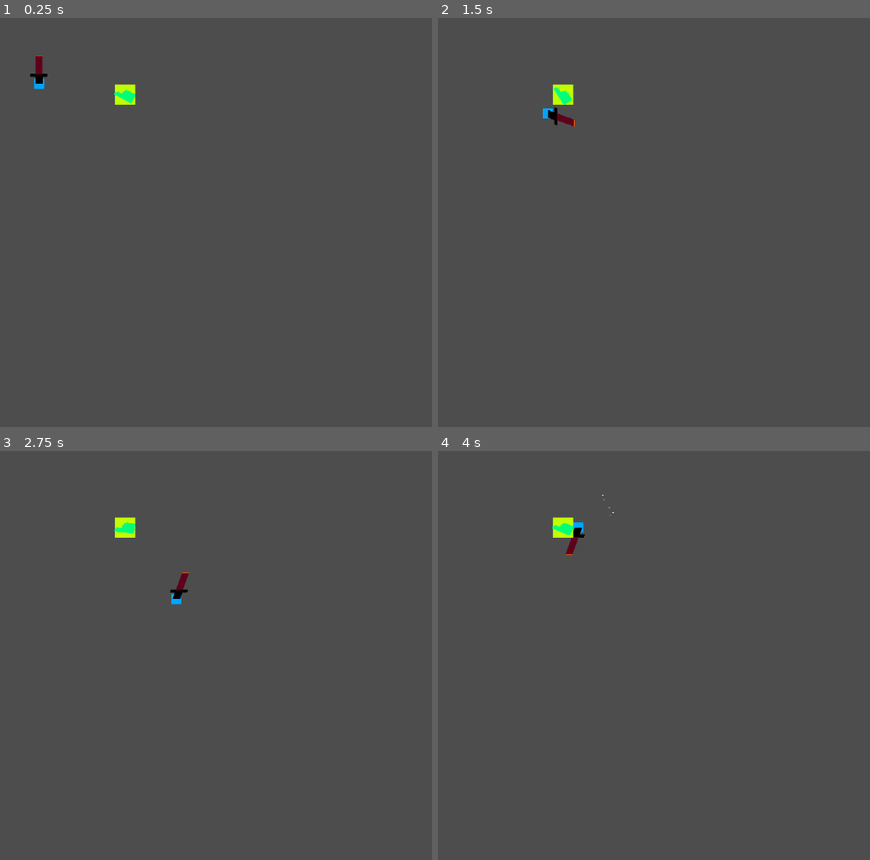
Above: before the commit, frames 1-4 (two rows, left to right).
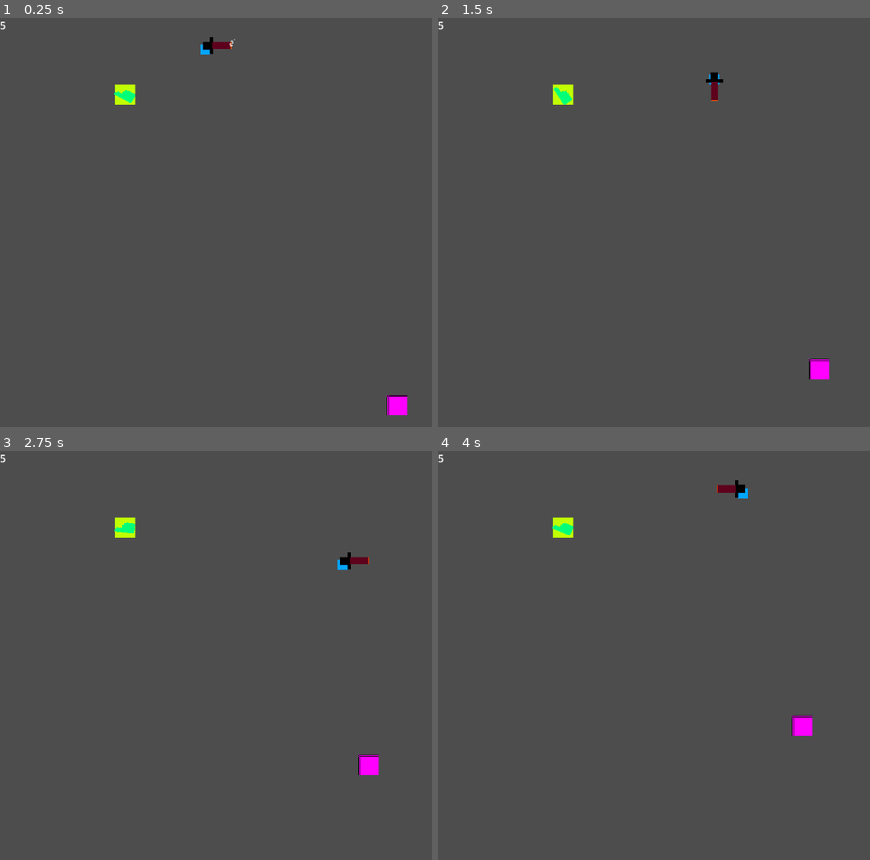
Above: after the commit, the same moments.

Repository: Mashedpotato98/secret-santa-2025
Game: Godot game, scene res://world/main.tscn
Same seed, same stepped clock (60 frames per second), same inputs: the game is played once before the commit and once after it. The engine's default icon, where the game draws it, is replaced by a stand-in: a white triangle on a blue panel in a dark square.
Inputs (mouse positions are in pixels of both pictures, inside the frame that each line leads up to):
- Up to frame 1 (0.25 s): no input
- Up to frame 2 (1.5 s): tap Enter at 0.5 s; move the mouse to (outside the picture) at 0.52 s; press the mouse at (outside the picture) at 0.53 s; hold D (alt_right) 0.53-1.28 s; move the mouse to (658, 242) at 1.27 s; release the mouse at (658, 242) at 1.28 s; hold S (alt_down) from 1.28 s (still down); tap Shift (dash) at 1.35 s
- Up to frame 3 (2.75 s): click (220, 675) at 1.55 s; move the mouse to (outside the picture) at 2.02 s; release S (alt_down) at 2.03 s; press the mouse at (outside the picture) at 2.03 s; hold D (alt_right) from 2.03 s (still down)
- Up to frame 4 (4 s): move the mouse to (766, 737) at 2.77 s; release D (alt_right) at 2.78 s; release the mouse at (766, 737) at 2.78 s; hold W (alt_up) 2.78-3.53 s; tap E (shoot) at 2.85 s; click (766, 737) at 3.05 s; move the mouse to (outside the picture) at 3.52 s; press the mouse at (outside the picture) at 3.53 s; hold A (alt_left) from 3.53 s (still down); tap Enter at 3.6 s

The runs differ from the first frame. In frame 1, 0.6% of the frame differs, in the area x 0-95%, y 0-98%; in frame 2, 0.6%; in frame 3, 0.6%; in frame 4, 0.6%.

Commit message:
sword,enemy,spawn

Diff:
--- /dev/null
+++ b/santa-2025/enemies/tank_melee/tank_melee.gd
@@ -0,0 +1,38 @@
+extends CharacterBody2D
+
+@onready var big_guy:CharacterBody2D = get_tree().get_first_node_in_group("big_guy")
+@onready var small_guy:CharacterBody2D = get_tree().get_first_node_in_group("small_guy")
+@onready var hitbox:hitBox = $hitbox
+@onready var players:Array[CharacterBody2D] = [big_guy, small_guy]
+
+@export var speed:int = 70
+
+
+
+func _physics_process(delta: float) -> void:
+	move_to_player()
+
+	move_and_slide()
+
+
+func _closer_player() -> CharacterBody2D:
+	var smallest_distance = global_position.distance_to(players[0].global_position)
+	var closest_player:CharacterBody2D = players[0]
+
+	for player:CharacterBody2D in players:
+		var current_distance = global_position.distance_to(player.global_position)
+		if  current_distance <= smallest_distance:
+			smallest_distance = global_position.distance_to(player.global_position)
+			closest_player = player
+
+	return closest_player
+
+func move_to_player():
+	var direction:Vector2 = global_position.direction_to(_closer_player().global_position)
+
+	velocity = direction * speed
+
+func _on_hitbox_area_entered(area: Area2D) -> void:
+	if area is hurtBox:
+		print(area)
+		area.damage(hitbox)
--- /dev/null
+++ b/santa-2025/enemies/tank_melee/tank_melee.tscn
@@ -0,0 +1,50 @@
+[gd_scene load_steps=8 format=3 uid="uid://7apob1ku4abi"]
+
+[ext_resource type="Script" uid="uid://ct3ddqmajxc4a" path="res://enemies/tank_melee/tank_melee.gd" id="1_2el2d"]
+[ext_resource type="PackedScene" uid="uid://vfox1tr302a" path="res://components/hitbox.tscn" id="2_sd0kh"]
+[ext_resource type="PackedScene" uid="uid://cw6vrpa8b0u16" path="res://components/hurtbox.tscn" id="3_te1yc"]
+
+[sub_resource type="PlaceholderTexture2D" id="PlaceholderTexture2D_4lvjg"]
+size = Vector2(32, 32)
+
+[sub_resource type="RectangleShape2D" id="RectangleShape2D_te1yc"]
+size = Vector2(32, 32)
+
+[sub_resource type="RectangleShape2D" id="RectangleShape2D_sd0kh"]
+size = Vector2(35, 35)
+
+[sub_resource type="RectangleShape2D" id="RectangleShape2D_ajovx"]
+size = Vector2(32, 32)
+
+[node name="tank_melee" type="CharacterBody2D"]
+position = Vector2(-1, 0)
+collision_layer = 4
+script = ExtResource("1_2el2d")
+speed = 50
+
+[node name="Sprite2D" type="Sprite2D" parent="."]
+texture = SubResource("PlaceholderTexture2D_4lvjg")
+
+[node name="CollisionShape2D" type="CollisionShape2D" parent="."]
+shape = SubResource("RectangleShape2D_te1yc")
+
+[node name="hitbox" parent="." instance=ExtResource("2_sd0kh")]
+collision_layer = 0
+damage = 2
+
+[node name="CollisionShape2D" parent="hitbox" index="0"]
+position = Vector2(-0.5, -0.5)
+shape = SubResource("RectangleShape2D_sd0kh")
+
+[node name="hurtbox" parent="." instance=ExtResource("3_te1yc")]
+collision_layer = 4
+collision_mask = 0
+max_hp = 4
+
+[node name="CollisionShape2D" parent="hurtbox" index="0"]
+shape = SubResource("RectangleShape2D_ajovx")
+
+[connection signal="area_entered" from="hitbox" to="." method="_on_hitbox_area_entered"]
+
+[editable path="hitbox"]
+[editable path="hurtbox"]
--- a/santa-2025/player_type/big_guy/big_guy.gd
+++ b/santa-2025/player_type/big_guy/big_guy.gd
@@ -1,6 +1,12 @@
 extends CharacterBody2D
 
+@onready var health_ui:Label = $CanvasLayer/Label
+@onready var hurtbox:hurtBox = $hurtbox
+
 @export var speed:int = 5
+
+func _ready() -> void:
+	health_ui.text = str(hurtbox.max_hp)
 
 func _physics_process(delta: float) -> void:
 	var direction:Vector2 = Input.get_vector("ui_left", "ui_right", "ui_up", "ui_down")
@@ -10,4 +16,4 @@
 
 
 func _on_hurtbox_got_hit() -> void:
-	print("I got hit" + str(self))
+	health_ui.text = str(hurtbox.hp)
--- a/santa-2025/player_type/big_guy/big_guy.tscn
+++ b/santa-2025/player_type/big_guy/big_guy.tscn
@@ -11,7 +11,7 @@
 [sub_resource type="RectangleShape2D" id="RectangleShape2D_m8ldj"]
 size = Vector2(32, 32)
 
-[node name="Big_guy" type="CharacterBody2D"]
+[node name="Big_guy" type="CharacterBody2D" groups=["big_guy"]]
 collision_mask = 8
 script = ExtResource("1_buqfc")
 speed = 100
@@ -33,6 +33,12 @@
 [node name="CollisionShape2D" parent="hurtbox" index="0"]
 shape = SubResource("RectangleShape2D_m8ldj")
 
+[node name="CanvasLayer" type="CanvasLayer" parent="."]
+
+[node name="Label" type="Label" parent="CanvasLayer"]
+offset_right = 40.0
+offset_bottom = 23.0
+
 [connection signal="got_hit" from="hurtbox" to="." method="_on_hurtbox_got_hit"]
 
 [editable path="hurtbox"]
--- a/santa-2025/player_type/small_guy/small_guy.gd
+++ b/santa-2025/player_type/small_guy/small_guy.gd
@@ -11,14 +11,16 @@
 func _input(event: InputEvent) -> void:
 	if Input.is_action_just_pressed("melee"):
 		sword.sword_attack()
+
 	if Input.is_action_just_pressed("dash"):
 		print("dash")
 		dash()
 
+	sword_direction(event)
+
 
 func _physics_process(delta: float) -> void:
 	var direction:Vector2 = Input.get_vector("alt_left","alt_right","alt_up","alt_down")
-	sword.rotation = direction.angle()
 
 	velocity = direction * speed
 	move_and_slide()
@@ -28,3 +30,14 @@
 	speed = dash_speed
 	await get_tree().create_timer(0.1).timeout
 	speed = regular_speed
+
+func sword_direction(_event:InputEvent):
+	if _event.is_action_pressed("alt_left"):
+		sword.rotation = Vector2.LEFT.angle()
+	if _event.is_action_pressed("alt_right"):
+		sword.rotation = Vector2.RIGHT.angle()
+
+	if _event.is_action_pressed("alt_up"):
+		sword.rotation = Vector2.UP.angle()
+	if _event.is_action_pressed("alt_down"):
+		sword.rotation = Vector2.DOWN.angle()
--- a/santa-2025/player_type/small_guy/small_guy.tscn
+++ b/santa-2025/player_type/small_guy/small_guy.tscn
@@ -11,7 +11,8 @@
 [sub_resource type="RectangleShape2D" id="RectangleShape2D_wr3ml"]
 size = Vector2(14, 14)
 
-[node name="SmallGuy" type="CharacterBody2D"]
+[node name="SmallGuy" type="CharacterBody2D" groups=["small_guy"]]
+collision_mask = 8
 script = ExtResource("1_o2pp6")
 regular_speed = 150
 dash_speed = 300
@@ -29,8 +30,9 @@
 [node name="CollisionShape2D" parent="hurtbox" index="0"]
 shape = SubResource("RectangleShape2D_wr3ml")
 
-[node name="sword" parent="." node_paths=PackedStringArray("manager") instance=ExtResource("4_ikgte")]
+[node name="sword" parent="." instance=ExtResource("4_ikgte")]
 position = Vector2(0, -7)
-manager = NodePath("..")
+
+[node name="CanvasLayer" type="CanvasLayer" parent="."]
 
 [editable path="hurtbox"]
--- a/santa-2025/player_type/small_guy/sword/sword.gd
+++ b/santa-2025/player_type/small_guy/sword/sword.gd
@@ -1,17 +1,18 @@
 extends Node2D
 
-@onready var hitbox:hitBox = $hitbox
+@onready var hitbox:hitBox = $pivot/Sprite2D/hitbox
 @onready var animation_player:AnimationPlayer = $AnimationPlayer
 
-@export var manager:CharacterBody2D
+func _input(event: InputEvent) -> void:
+	if event.is_action_pressed("melee"):
+		sword_attack()
 
 
-func _physics_process(delta: float) -> void:
-	global_position = manager.global_position
+func sword_attack(): animation_player.play("atttack")
 
-func sword_attack():
-	animation_player.play("atttack")
+
 
 func _on_hitbox_area_entered(area: Area2D) -> void:
 	if area is hurtBox:
 		area.damage(hitbox)
+		print(area)
--- a/santa-2025/player_type/small_guy/sword/sword.tscn
+++ b/santa-2025/player_type/small_guy/sword/sword.tscn
@@ -1,8 +1,102 @@
-[gd_scene load_steps=9 format=3 uid="uid://bcwvt7odc8aw7"]
+[gd_scene load_steps=10 format=3 uid="uid://bcwvt7odc8aw7"]
 
 [ext_resource type="Texture2D" uid="uid://b6hqxc6qo78h0" path="res://assets/prototype_assets/sword.png" id="1_tagml"]
 [ext_resource type="Script" uid="uid://csjg3yr3rw3k2" path="res://player_type/small_guy/sword/sword.gd" id="1_uschr"]
 [ext_resource type="PackedScene" uid="uid://vfox1tr302a" path="res://components/hitbox.tscn" id="3_h07ds"]
+
+[sub_resource type="Animation" id="Animation_h07ds"]
+length = 0.001
+tracks/0/type = "value"
+tracks/0/imported = false
+tracks/0/enabled = true
+tracks/0/path = NodePath("pivot/Sprite2D:rotation")
+tracks/0/interp = 1
+tracks/0/loop_wrap = true
+tracks/0/keys = {
+"times": PackedFloat32Array(0),
+"transitions": PackedFloat32Array(1),
+"update": 0,
+"values": [0.0]
+}
+tracks/1/type = "value"
+tracks/1/imported = false
+tracks/1/enabled = true
+tracks/1/path = NodePath("pivot/Sprite2D/hitbox/CollisionShape2D:disabled")
+tracks/1/interp = 1
+tracks/1/loop_wrap = true
+tracks/1/keys = {
+"times": PackedFloat32Array(0),
+"transitions": PackedFloat32Array(1),
+"update": 1,
+"values": [true]
+}
+
+[sub_resource type="Animation" id="Animation_uschr"]
+resource_name = "atttack"
+length = 0.35
+step = 0.05
+tracks/0/type = "value"
+tracks/0/imported = false
+tracks/0/enabled = true
+tracks/0/path = NodePath("pivot/Sprite2D/GPUParticles2D:emitting")
+tracks/0/interp = 1
+tracks/0/loop_wrap = true
+tracks/0/keys = {
+"times": PackedFloat32Array(0, 0.2),
+"transitions": PackedFloat32Array(1, 1),
+"update": 1,
+"values": [true, false]
+}
+tracks/1/type = "method"
+tracks/1/imported = false
+tracks/1/enabled = true
+tracks/1/path = NodePath("AnimationPlayer")
+tracks/1/interp = 1
+tracks/1/loop_wrap = true
+tracks/1/keys = {
+"times": PackedFloat32Array(),
+"transitions": PackedFloat32Array(),
+"values": []
+}
+tracks/2/type = "value"
+tracks/2/imported = false
+tracks/2/enabled = true
+tracks/2/path = NodePath("pivot/Sprite2D/hitbox/CollisionShape2D:disabled")
+tracks/2/interp = 1
+tracks/2/loop_wrap = true
+tracks/2/keys = {
+"times": PackedFloat32Array(0, 0.3),
+"transitions": PackedFloat32Array(1, 1),
+"update": 1,
+"values": [false, true]
+}
+tracks/3/type = "value"
+tracks/3/imported = false
+tracks/3/enabled = true
+tracks/3/path = NodePath("pivot/Sprite2D:rotation")
+tracks/3/interp = 1
+tracks/3/loop_wrap = true
+tracks/3/keys = {
+"times": PackedFloat32Array(0, 0.15, 0.3, 0.35),
+"transitions": PackedFloat32Array(1, 1, 1, 1),
+"update": 0,
+"values": [-1.5707964, 0.0, 1.5707964, 0.0]
+}
+
+[sub_resource type="AnimationLibrary" id="AnimationLibrary_h07ds"]
+_data = {
+&"RESET": SubResource("Animation_h07ds"),
+&"atttack": SubResource("Animation_uschr")
+}
+
+[sub_resource type="RectangleShape2D" id="RectangleShape2D_h07ds"]
+size = Vector2(72, 61)
+
+[sub_resource type="CanvasItemMaterial" id="CanvasItemMaterial_h07ds"]
+particles_animation = true
+particles_anim_h_frames = 1
+particles_anim_v_frames = 1
+particles_anim_loop = false
 
 [sub_resource type="ParticleProcessMaterial" id="ParticleProcessMaterial_uschr"]
 particle_flag_disable_z = true
@@ -24,161 +118,41 @@
 anim_speed_max = 4.52
 anim_offset_max = 0.1471
 
-[sub_resource type="Animation" id="Animation_h07ds"]
-length = 0.001
-tracks/0/type = "value"
-tracks/0/imported = false
-tracks/0/enabled = true
-tracks/0/path = NodePath(".:rotation")
-tracks/0/interp = 1
-tracks/0/loop_wrap = true
-tracks/0/keys = {
-"times": PackedFloat32Array(0),
-"transitions": PackedFloat32Array(1),
-"update": 0,
-"values": [0.0]
-}
-tracks/1/type = "value"
-tracks/1/imported = false
-tracks/1/enabled = true
-tracks/1/path = NodePath(".:skew")
-tracks/1/interp = 1
-tracks/1/loop_wrap = true
-tracks/1/keys = {
-"times": PackedFloat32Array(0),
-"transitions": PackedFloat32Array(1),
-"update": 0,
-"values": [0.0]
-}
-tracks/2/type = "value"
-tracks/2/imported = false
-tracks/2/enabled = true
-tracks/2/path = NodePath("Sprite2D/GPUParticles2D:emitting")
-tracks/2/interp = 1
-tracks/2/loop_wrap = true
-tracks/2/keys = {
-"times": PackedFloat32Array(0),
-"transitions": PackedFloat32Array(1),
-"update": 1,
-"values": [false]
-}
-tracks/3/type = "value"
-tracks/3/imported = false
-tracks/3/enabled = true
-tracks/3/path = NodePath("hitbox/CollisionShape2D:disabled")
-tracks/3/interp = 1
-tracks/3/loop_wrap = true
-tracks/3/keys = {
-"times": PackedFloat32Array(0),
-"transitions": PackedFloat32Array(1),
-"update": 1,
-"values": [true]
-}
-
-[sub_resource type="Animation" id="Animation_uschr"]
-resource_name = "atttack"
-length = 0.3
-step = 0.01
-tracks/0/type = "value"
-tracks/0/imported = false
-tracks/0/enabled = true
-tracks/0/path = NodePath(".:rotation")
-tracks/0/interp = 1
-tracks/0/loop_wrap = true
-tracks/0/keys = {
-"times": PackedFloat32Array(0, 0.2),
-"transitions": PackedFloat32Array(1, 1),
-"update": 0,
-"values": [-1.5707964, 1.5707964]
-}
-tracks/1/type = "value"
-tracks/1/imported = false
-tracks/1/enabled = true
-tracks/1/path = NodePath(".:skew")
-tracks/1/interp = 1
-tracks/1/loop_wrap = true
-tracks/1/keys = {
-"times": PackedFloat32Array(0, 0.19999999),
-"transitions": PackedFloat32Array(1, 1),
-"update": 0,
-"values": [-0.34906584, 0.34906584]
-}
-tracks/2/type = "value"
-tracks/2/imported = false
-tracks/2/enabled = true
-tracks/2/path = NodePath("Sprite2D/GPUParticles2D:emitting")
-tracks/2/interp = 1
-tracks/2/loop_wrap = true
-tracks/2/keys = {
-"times": PackedFloat32Array(0, 0.3),
-"transitions": PackedFloat32Array(1, 1),
-"update": 1,
-"values": [true, false]
-}
-tracks/3/type = "method"
-tracks/3/imported = false
-tracks/3/enabled = true
-tracks/3/path = NodePath("AnimationPlayer")
-tracks/3/interp = 1
-tracks/3/loop_wrap = true
-tracks/3/keys = {
-"times": PackedFloat32Array(),
-"transitions": PackedFloat32Array(),
-"values": []
-}
-tracks/4/type = "value"
-tracks/4/imported = false
-tracks/4/enabled = true
-tracks/4/path = NodePath("hitbox/CollisionShape2D:disabled")
-tracks/4/interp = 1
-tracks/4/loop_wrap = true
-tracks/4/keys = {
-"times": PackedFloat32Array(0, 0.3),
-"transitions": PackedFloat32Array(1, 1),
-"update": 1,
-"values": [false, true]
-}
-
-[sub_resource type="AnimationLibrary" id="AnimationLibrary_h07ds"]
-_data = {
-&"RESET": SubResource("Animation_h07ds"),
-&"atttack": SubResource("Animation_uschr")
-}
-
-[sub_resource type="RectangleShape2D" id="RectangleShape2D_h07ds"]
-size = Vector2(59.183823, 48.952187)
-
 [node name="sword" type="Node2D"]
 script = ExtResource("1_uschr")
 
-[node name="Sprite2D" type="Sprite2D" parent="."]
-position = Vector2(3.8146973e-06, -24)
+[node name="AnimationPlayer" type="AnimationPlayer" parent="."]
+libraries = {
+&"": SubResource("AnimationLibrary_h07ds")
+}
+
+[node name="pivot" type="Marker2D" parent="."]
+
+[node name="Sprite2D" type="Sprite2D" parent="pivot"]
 texture = ExtResource("1_tagml")
+offset = Vector2(20, 0)
 
-[node name="GPUParticles2D" type="GPUParticles2D" parent="Sprite2D"]
-position = Vector2(-1.4669065, -15.374577)
-emitting = false
+[node name="hitbox" parent="pivot/Sprite2D" instance=ExtResource("3_h07ds")]
+position = Vector2(47, 1)
+collision_layer = 0
+collision_mask = 4
+damage = 1
+metadata/_edit_group_ = true
+
+[node name="CollisionShape2D" parent="pivot/Sprite2D/hitbox" index="0"]
+position = Vector2(1, -3.5)
+shape = SubResource("RectangleShape2D_h07ds")
+disabled = true
+
+[node name="GPUParticles2D" type="GPUParticles2D" parent="pivot/Sprite2D"]
+material = SubResource("CanvasItemMaterial_h07ds")
+position = Vector2(41, 1)
 amount = 16
 lifetime = 0.3
 speed_scale = 1.5
 explosiveness = 0.1
 process_material = SubResource("ParticleProcessMaterial_uschr")
 
-[node name="AnimationPlayer" type="AnimationPlayer" parent="."]
-libraries = {
-&"": SubResource("AnimationLibrary_h07ds")
-}
+[connection signal="area_entered" from="pivot/Sprite2D/hitbox" to="." method="_on_hitbox_area_entered"]
 
-[node name="hitbox" parent="." instance=ExtResource("3_h07ds")]
-collision_layer = 0
-collision_mask = 4
-damage = 1
-
-[node name="CollisionShape2D" parent="hitbox" index="0"]
-position = Vector2(1.216919, -40.43875)
-shape = SubResource("RectangleShape2D_h07ds")
-disabled = true
-
-[connection signal="area_entered" from="hitbox" to="." method="_on_hitbox_area_entered"]
-
-[editable path="hitbox"]
+[editable path="pivot/Sprite2D/hitbox"]
--- a/santa-2025/project.godot
+++ b/santa-2025/project.godot
@@ -22,6 +22,11 @@
 [editor_plugins]
 
 enabled=PackedStringArray("res://addons/godot-vim/plugin.cfg")
+
+[global_group]
+
+small_guy=""
+big_guy=""
 
 [input]
 
--- a/santa-2025/world/main.tscn
+++ b/santa-2025/world/main.tscn
@@ -1,13 +1,28 @@
-[gd_scene load_steps=3 format=3 uid="uid://dri8ipi41832e"]
+[gd_scene load_steps=5 format=3 uid="uid://dri8ipi41832e"]
 
 [ext_resource type="PackedScene" uid="uid://ccwoxfnq1xscr" path="res://player_type/small_guy/small_guy.tscn" id="1_gjxf3"]
 [ext_resource type="PackedScene" uid="uid://kxmwduvgdusb" path="res://player_type/big_guy/big_guy.tscn" id="2_hyim0"]
+[ext_resource type="PackedScene" uid="uid://7apob1ku4abi" path="res://enemies/tank_melee/tank_melee.tscn" id="3_4f7fj"]
+[ext_resource type="Script" uid="uid://77yh22666j63" path="res://world/spawner.gd" id="4_spvjk"]
 
 [node name="main" type="Node2D"]
 position = Vector2(62, 105)
 
 [node name="SmallGuy" parent="." instance=ExtResource("1_gjxf3")]
-position = Vector2(0, -1)
+position = Vector2(263, -55)
 
 [node name="Big_guy" parent="." instance=ExtResource("2_hyim0")]
 position = Vector2(136, 16)
+
+[node name="tank_melee" parent="." instance=ExtResource("3_4f7fj")]
+position = Vector2(572, 518)
+
+[node name="spawner" type="Node2D" parent="."]
+position = Vector2(-1, 0)
+script = ExtResource("4_spvjk")
+
+[node name="Timer" type="Timer" parent="spawner"]
+wait_time = 5.0
+autostart = true
+
+[connection signal="timeout" from="spawner/Timer" to="spawner" method="_on_timer_timeout"]
--- /dev/null
+++ b/santa-2025/world/spawner.gd
@@ -0,0 +1,20 @@
+extends Node2D
+
+@onready var window_size:Vector2 = get_window().size
+@onready var cooldown_timer:Timer = $Timer
+
+var enemies:Array[PackedScene] = [preload("res://enemies/tank_melee/tank_melee.tscn")]
+
+
+func spawn():
+    for enemy in enemies:
+        var random_postiion:Vector2 = Vector2(randi_range(-window_size.x, window_size.x), randi_range(-window_size.y, window_size.y))
+        print(random_postiion)
+        var enemy_instance:CharacterBody2D = enemy.instantiate()
+        enemy_instance.global_position = random_postiion
+        get_tree().root.call_deferred("add_child", enemy_instance)
+
+    cooldown_timer.start()
+
+func _on_timer_timeout() -> void:
+    spawn()
Binary file changed: santa-2025/assets/prototype_assets/sword.png
Not shown, added: santa-2025/enemies/tank_melee/tank_melee.gd.uid
Not shown, added: santa-2025/world/spawner.gd.uid
